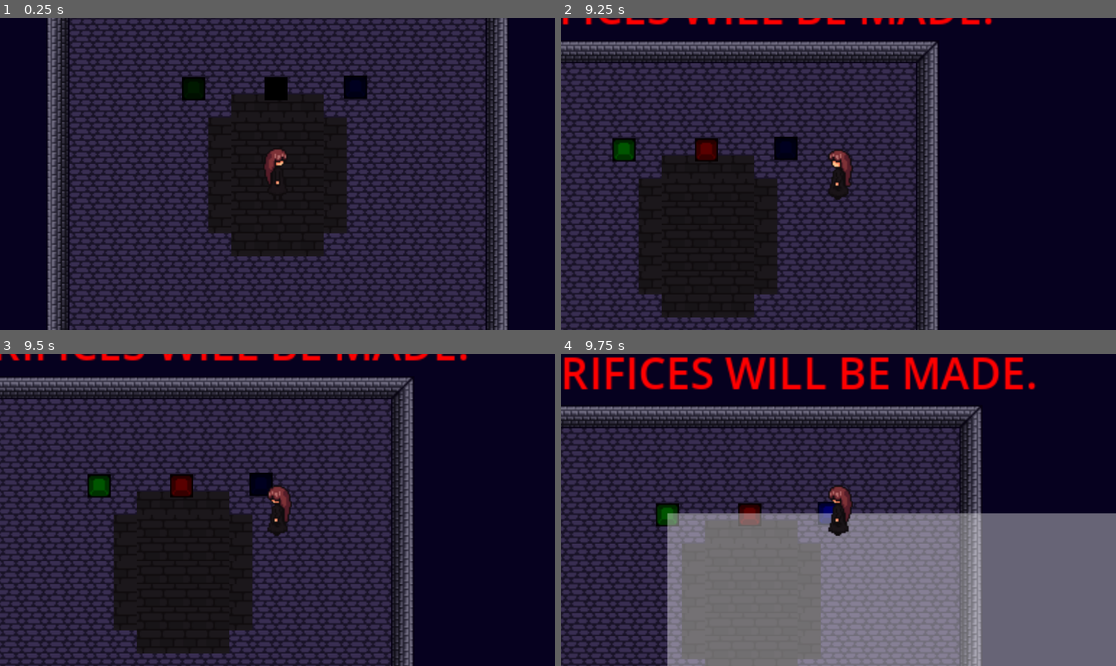
Above: before the commit, frames 1-4 (two rows, left to right).
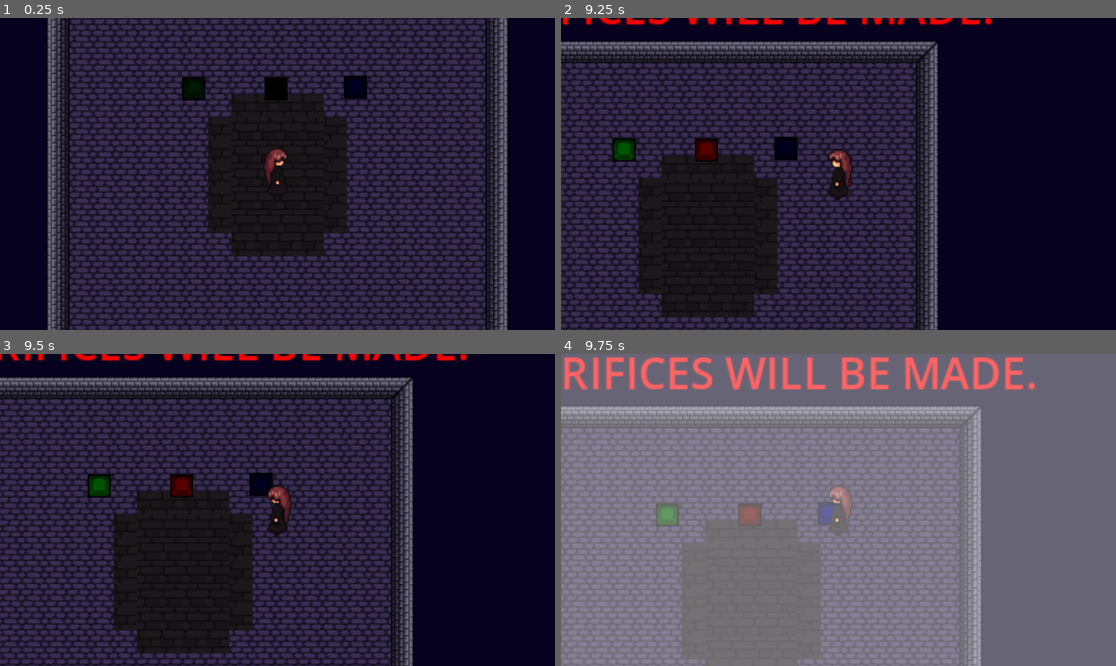
Above: after the commit, the same moments.

Repository: shreyasaga2011-lang/daydream
Game: Godot game, scene res://main.tscn
Same seed, same stepped clock (60 frames per second), same inputs: the game is played once before the commit and once after it.
Inputs:
- Up to frame 1 (0.25 s): no input
- Up to frame 2 (9.25 s): tap Enter at 0.5 s; hold Up (ui_up) 0.53-2.03 s; tap E (interact) every 0.75 s from 0.6 to 8.85 s; hold Left (ui_left) 2.03-3.53 s; hold Down (ui_down) 3.53-4.28 s; hold Right (ui_right) 4.28-5.03 s; hold Up (ui_up) 5.03-5.78 s; hold Right (ui_right) 5.78-8.03 s; hold Down (ui_down) 8.03-8.78 s; hold Left (ui_left) from 8.78 s (still down)
- Up to frame 3 (9.5 s): keep holding Left (ui_left)
- Up to frame 4 (9.75 s): release Left (ui_left) at 9.53 s; hold Up (ui_up) from 9.53 s (still down); tap E (interact) at 9.6 s

Frames 1-3 are identical in both runs. In frame 4, 61% of the frame differs, in the area x 0-100%, y 0-100%.

Commit message:
flash work now

Diff:
--- a/pillar_light_trials.gd
+++ b/pillar_light_trials.gd
@@ -5,13 +5,29 @@
 
 var activated_count := 0
 var flash_rect: ColorRect
+var canvas_layer: CanvasLayer
 
 func _ready():
-	# Create a fullscreen white overlay (transparent at first)
+	# Create a CanvasLayer so the flash is on top of everything
+	canvas_layer = CanvasLayer.new()
+	canvas_layer.layer = 100
+	add_child(canvas_layer)
+
+	# Create fullscreen white overlay (transparent initially)
 	flash_rect = ColorRect.new()
-	flash_rect.color = Color(1, 1, 1, 0) # white transparent
-	flash_rect.size = get_viewport().get_visible_rect().size
-	add_child(flash_rect)
+	flash_rect.color = Color(1, 1, 1, 0)
+
+	# Stretch to cover the entire screen
+	flash_rect.anchor_left = 0
+	flash_rect.anchor_top = 0
+	flash_rect.anchor_right = 1
+	flash_rect.anchor_bottom = 1
+	flash_rect.offset_left = 0
+	flash_rect.offset_top = 0
+	flash_rect.offset_right = 0
+	flash_rect.offset_bottom = 0
+
+	canvas_layer.add_child(flash_rect)
 
 func button_activate():
 	activated_count += 1
